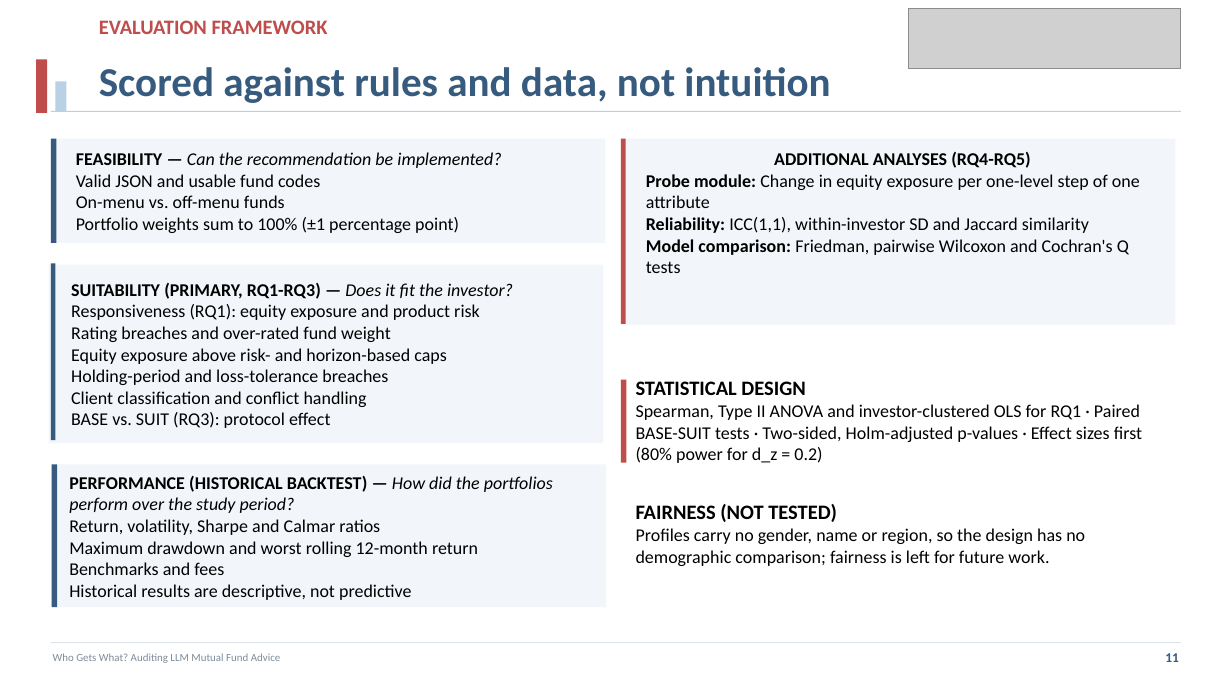
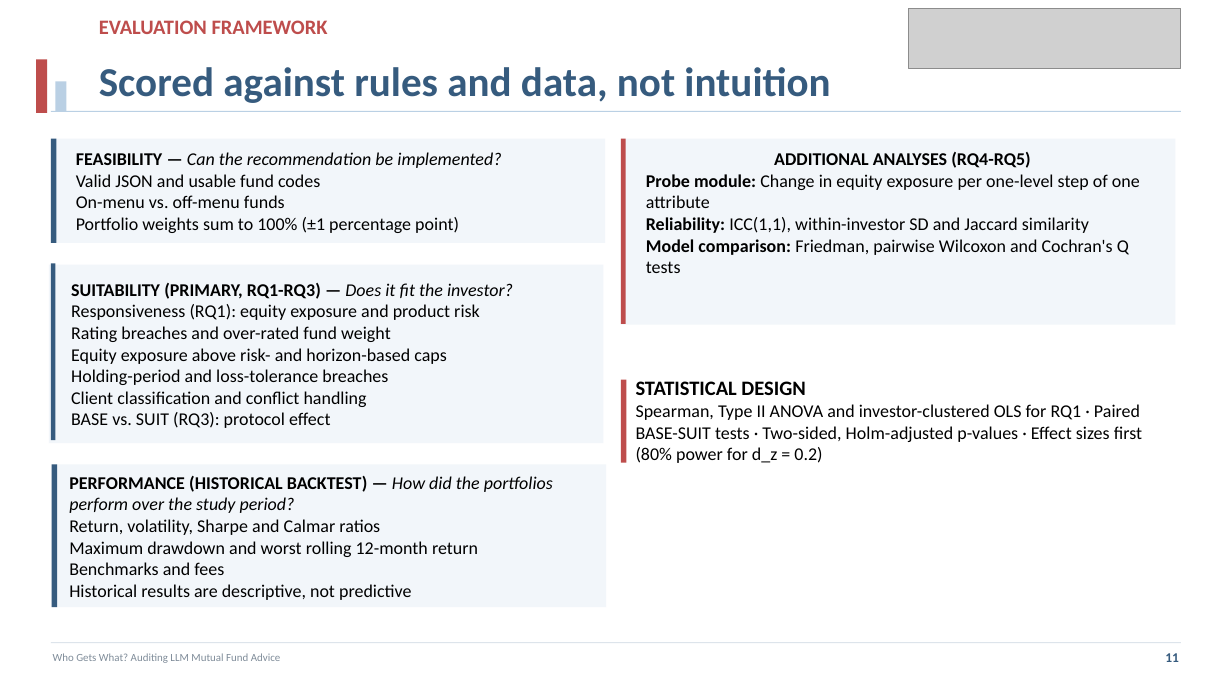
Before and after one commit to projectwork272005/AIauditingfinancial, a slide deck: slide 11 of presentation/presentation.pptx. Drawn at 1232x693 pixels with LibreOffice and Linux fonts; fonts in the diff are those of the drawing; grey boxes stand for pictures. Boxes give left, top, right and bottom in pixels: in the first picture for what was removed or moved away, otherwise in the second. Text is boxed around its words. In the diff, an @@ line names an element or a change of style, - is before the commit and + after.

```diff
--- a/presentation/presentation.pptx
+++ b/presentation/presentation.pptx
@@ text removed at [636,504,1085,566] @@
-FAIRNESS (NOT TESTED)
-Profiles carry no gender, name or region, so the design has no demographic comparison; fairness is left for future work.
```
Also in this commit, not shown: 1 other slide changed, 2 other files.
